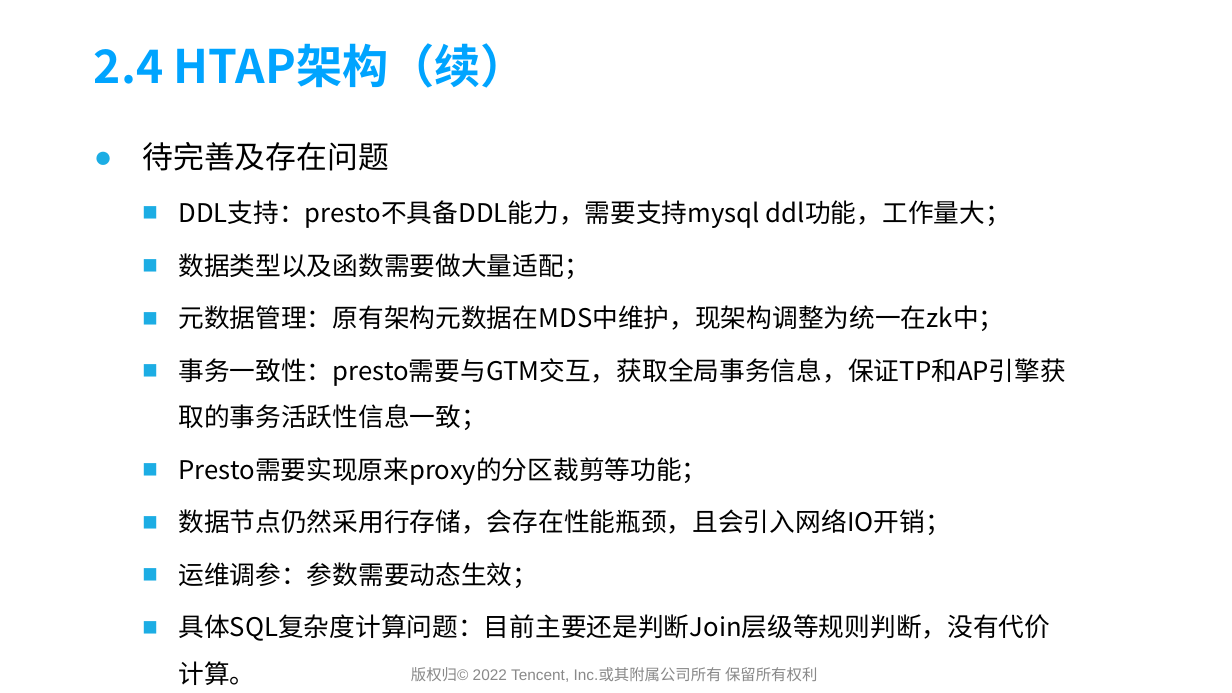
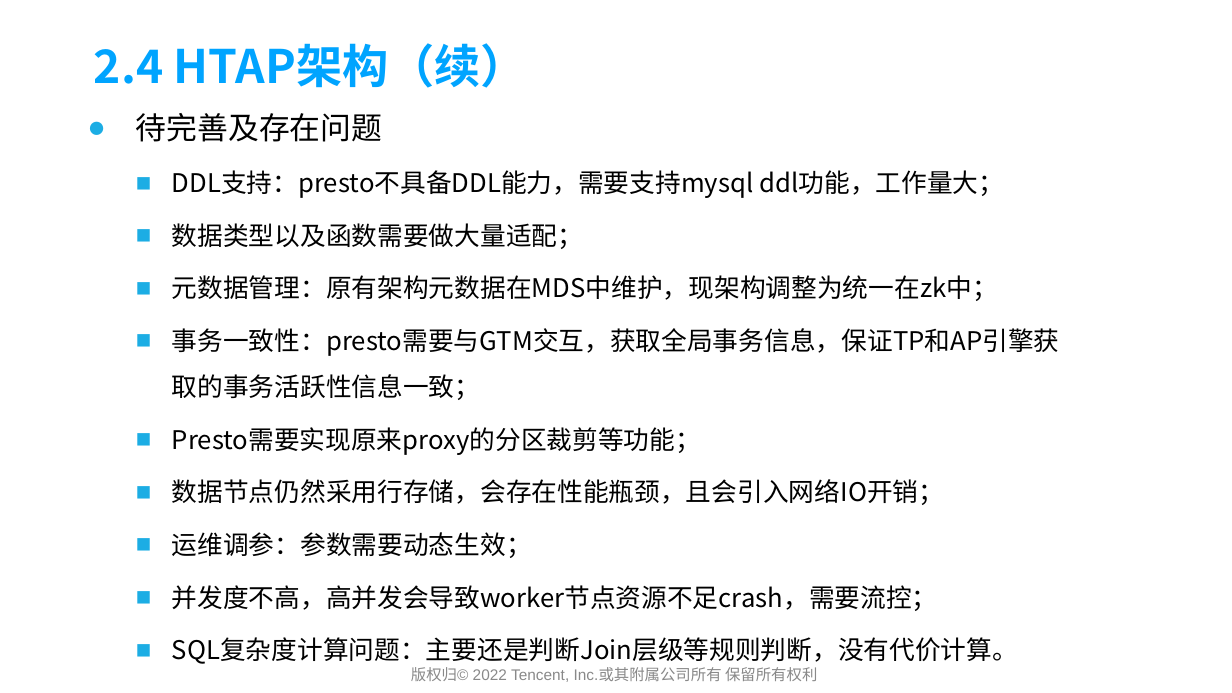
Before and after one commit to yedushusheng/mysql-learning, a slide deck: slide 16 of 28. OLTP/GoldenDB产品简介及架构解析.pptx. Drawn at 1232x693 pixels with LibreOffice and Linux fonts; fonts in the diff are those of the drawing; background and template pictures are left out. Boxes give left, top, right and bottom in pixels: in the first picture for what was removed or moved away, otherwise in the second. Text is boxed around its words. In the diff, an @@ line names an element or a change of style, - is before the commit and + after.

```diff
--- a/28. OLTP/GoldenDB产品简介及架构解析.pptx
+++ b/28. OLTP/GoldenDB产品简介及架构解析.pptx
@@ text "待完善及存在问题": place and size @@
-text "待完善及存在问题" at (142,142,1066,685)
+text "待完善及存在问题" at (136,113,1060,664)
@@ text at (172,585,1018,664): text changed @@
-  ■ 具体SQL复杂度计算问题：目前主要还是判断Join层级等规则判断，没有代价计算。
+  ■ 并发度不高，高并发会导致worker节点资源不足crash，需要流控；
+  ■ SQL复杂度计算问题：主要还是判断Join层级等规则判断，没有代价计算。
```
Also in this commit, not shown: 1 other slide changed.
